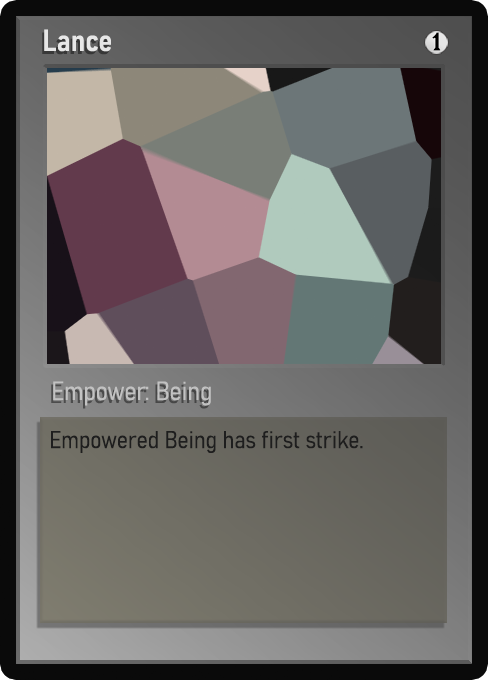
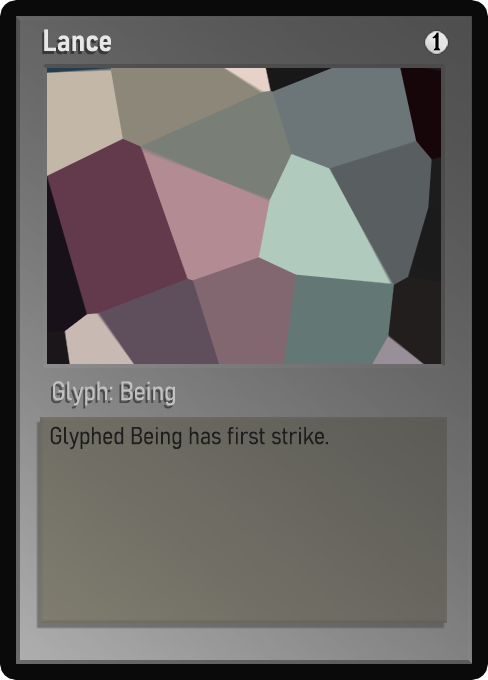
The second 488px x 680px image is a revision of the first. Changes to its layers:
painted on "Class" over 53, 381, 211, 406
painted on "Desc_norm" over 50, 426, 363, 453
